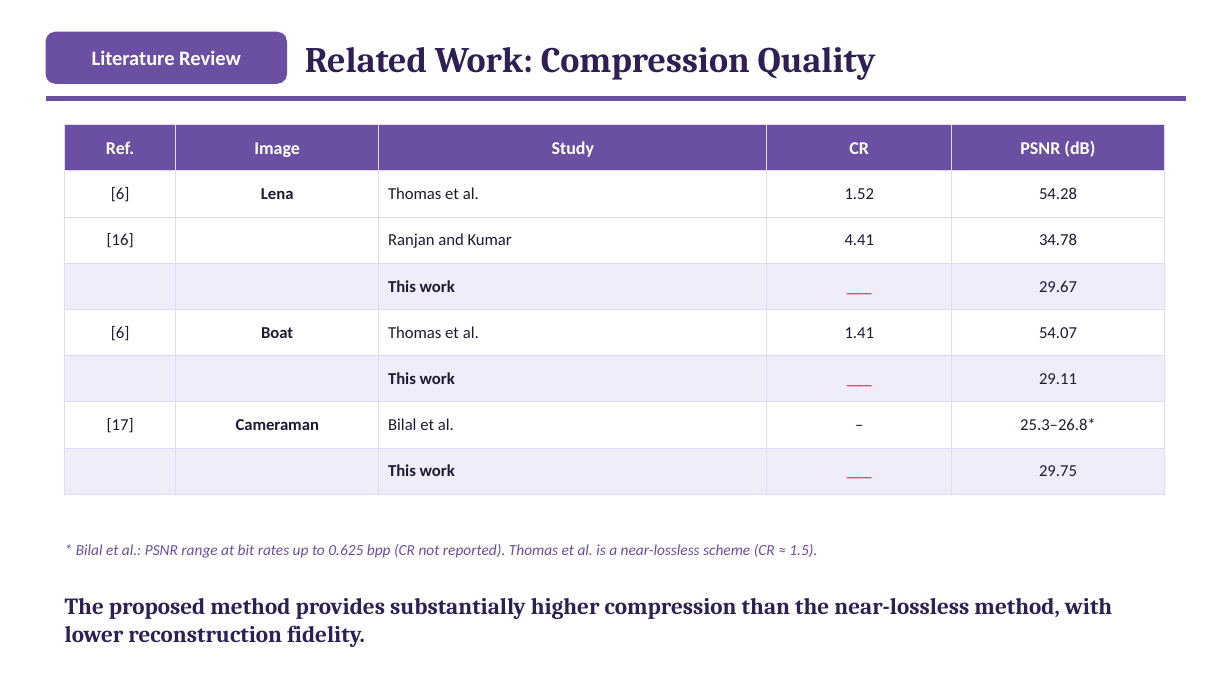
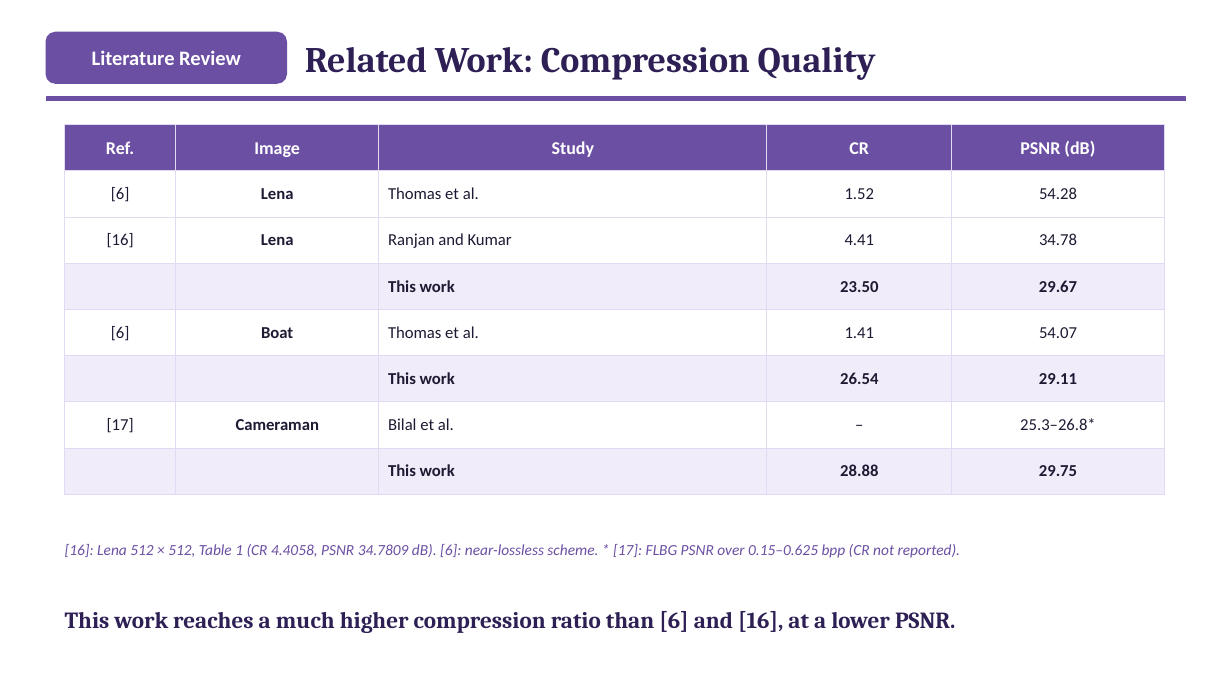
Before and after one commit to ibtihal-cpu/mihk, a slide deck: slide 6 of results/seminar/figs/Seminar_Ibtihal_FINAL.pptx. Drawn at 1232x693 pixels with LibreOffice and Linux fonts; fonts in the diff are those of the drawing. Boxes give left, top, right and bottom in pixels: in the first picture for what was removed or moved away, otherwise in the second. Text is boxed around its words. In the diff, an @@ line names an element or a change of style, - is before the commit and + after.

```diff
--- a/results/seminar/figs/Seminar_Ibtihal_FINAL.pptx
+++ b/results/seminar/figs/Seminar_Ibtihal_FINAL.pptx
@@ table at <box>65,125,1165,480</box> @@
-row 3, column 2: 
+row 3, column 2: Lena
-row 4, column 4: ___
+row 4, column 4: 23.50
-row 6, column 4: ___
+row 6, column 4: 26.54
-row 8, column 4: ___
+row 8, column 4: 28.88
@@ bold on in "29.67", "29.11", "29.75" @@
@@ text at <box>65,544,960,558</box>: text changed; size 18 to 12 pt; font Cambria to Calibri; text colour #2E2055 to #6B4FA3; bold off; italic on @@
-The proposed method provides substantially higher compression than the near-lossless method, with lower reconstruction fidelity.
+[16]: Lena 512 × 512, Table 1 (CR 4.4058, PSNR 34.7809 dB). [6]: near-lossless scheme. * [17]: FLBG PSNR over 0.15–0.625 bpp (CR not reported).
@@ text removed at <box>76,544,817,558</box> @@
-* Bilal et al.: PSNR range at bit rates up to 0.625 bpp (CR not reported). Thomas et al. is a near-lossless scheme (CR ≈ 1.5).
@@ text added at <box>65,611,956,633</box>, 18 pt, text #2E2055, bold @@
+This work reaches a much higher compression ratio than [6] and [16], at a lower PSNR.
```
Also in this commit, not shown: 2 other files.
